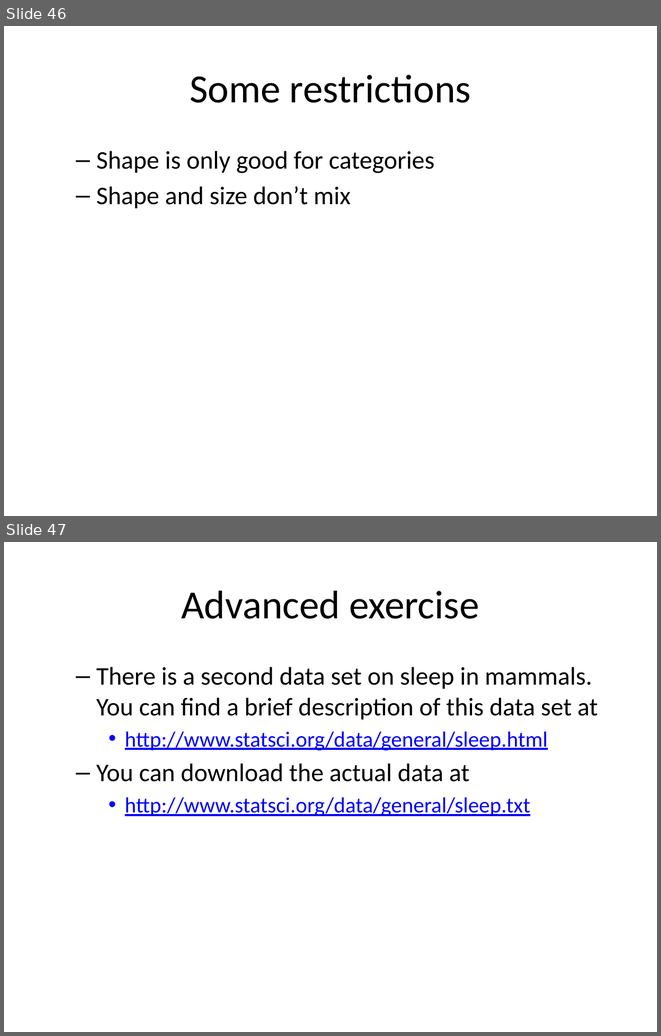
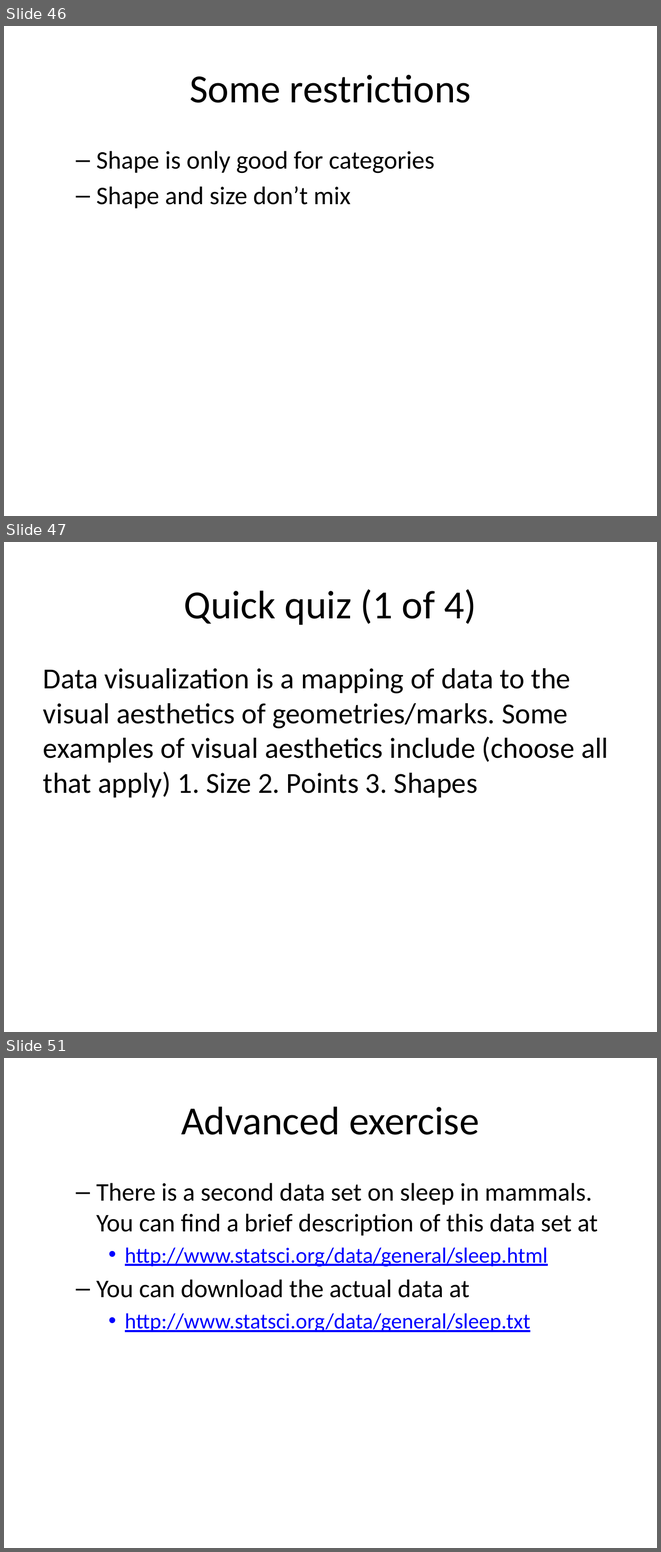
Before and after one commit to pmean/data-visualization, a slide deck: data-viz-01/src/v01-main-scatterplots.pptx. Shown one above the other, each under a label of ours: slides 46 and 47 before the commit, slides 46, 47 and 51 after it; the slides between them are not shown. The pictures are 661x1036 and 661x1552 pixels, drawn with LibreOffice and Linux fonts; fonts in the diff are those of the drawing. Boxes give left, top, right and bottom in pixels: in the first picture for what was removed or moved away, otherwise in the second. Text is boxed around its words. In the diff, an @@ line names an element or a change of style, - is before the commit and + after.

Commit message:
Added quick quiz to viz-01

```diff
--- a/data-viz-01/src/v01-main-scatterplots.pptx
+++ b/data-viz-01/src/v01-main-scatterplots.pptx
@@ slide 47 added at [4,542,657,1032], background #FFFFFF @@
@@ title added at [184,589,476,625], 44 pt, text #000000 @@
+Quick quiz (1 of 4)
@@ text added at [43,668,608,797], 32 pt, text #000000 @@
+Data visualization is a mapping of data to the visual aesthetics of geometries/marks. Some examples of visual aesthetics include (choose all that apply) 1. Size 2. Points 3. Shapes
@@ what was slide 47 is now slide 51 @@
```
Also in this commit, not shown: 3 other slides added, 4 other files.
